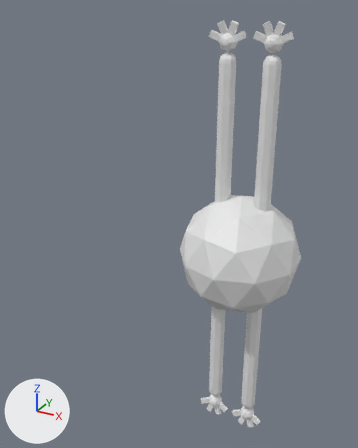
One commit to the Blender file Design/Controls-assets/Bug.blend: the scene before it, then after it.
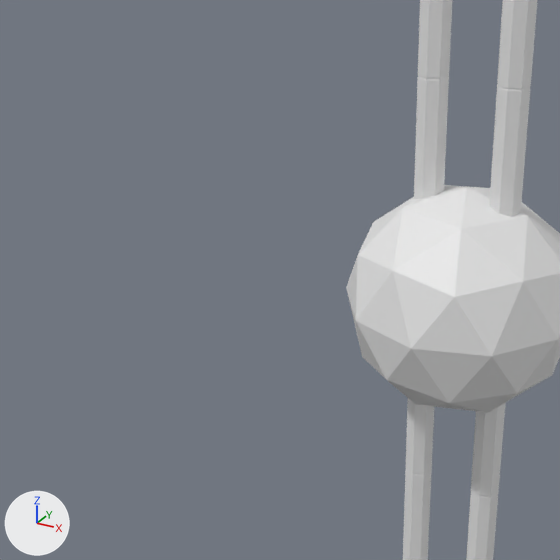
Each version is shown whole from a 50 mm camera at (39.8, -103.3, 55.9) aimed at (-18.1, 1.9, 3.3), then close up on the part from 0% to 81% of the width and 22% to 87% of the height. Arrows for +X, +Y and +Z are at lower left; the lights stay in place.

Objects in the first close-up: 'BLLeg', 'BLThigh', 'BRLeg', 'BRThigh', 'FLLeg', 'FLThigh', 'FRLeg', 'FRThigh', 'Torso'.
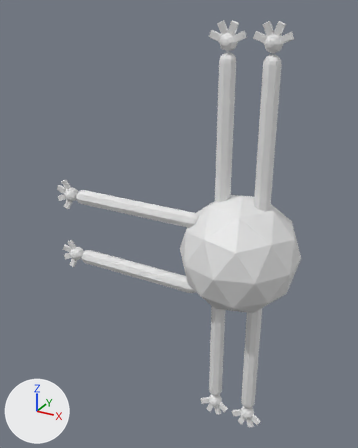
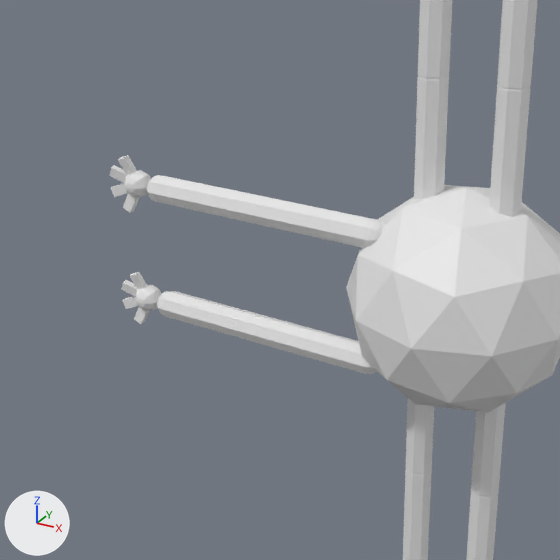
Commit message: adding hands to bug

Pixel boxes [x1, y1, x2, y2] of what changed, in the close-ups (560 x 560 px):
'FLBicep', added: after [253, 196, 384, 248]
'FRBicep', added: after [258, 318, 378, 374]
'FLForearm', added: after [147, 175, 265, 224]
'FRForearm', added: after [157, 291, 271, 343]
'FLHand', moved (not visible before): after [109, 155, 151, 213]
'FRHand', moved, turned (not visible before): after [121, 272, 161, 324]

What the commit changed:
In object 'FLHand' (ob_flhand), parent goes from ob_flleg to ob_flforearm.
In object 'FRHand' (ob_frhand), parent goes from ob_frleg to ob_frforearm.
In object 'FRHand' (ob_frhand), matrix_parent_inverse goes from Matrix(((-0.5, 0.0, 0.0, -2.5), (0.0, 0.5, 0.0, 0.0), (0.0, 0.0, -0.5, -14.25), (0.0, 0.0, 0.0, 1.0))) to Matrix(((0.5, 0.0, 0.0, 2.5), (0.0, 0.5, 0.0, 0.0), (0.0, 0.0, 0.5, -14.25), (0.0, 0.0, 0.0, 1.0))).
Object 'FRHand' (ob_frhand) turns from (90, -180, 0) to (90, 0, 0) degrees about x, y and z.
Object 'FLForearm' (ob_flforearm) is new; it shows me_frleg.
Its parent is ob_flbicep.
Its matrix parent inverse is Matrix(((0.5, 0.0, 0.0, 2.5), (0.0, 0.5, 0.0, 0.0), (0.0, 0.0, 0.511, -6.13), (0.0, 0.0, 0.0, 1.0))).
Its location is (-5.0, 0.0, 28.5).
Its scale is (2.0, 2.0, 2.0).
Object 'FLBicep' (ob_flbicep) is new; it shows me_frleg.
Its parent is ob_torso.
Its matrix parent inverse is Matrix(((0.0667, 0.0, 0.0, 0.0), (0.0, 0.0667, 0.0, 0.0), (0.0, 0.0, 0.0667, 0.0), (0.0, 0.0, 0.0, 1.0))).
Its location is (-10.0, -6.0, 9.0).
Its rotation in degrees is (0, -90, 0).
Its scale is (2.0, 2.0, 1.96).
Object 'FRForearm' (ob_frforearm) is new; it shows me_frleg.
Its parent is ob_frbicep.
Its matrix parent inverse is Matrix(((0.5, 0.0, 0.0, 2.5), (0.0, 0.5, 0.0, 0.0), (0.0, 0.0, 0.511, -6.13), (0.0, 0.0, 0.0, 1.0))).
Its location is (-5.0, 0.0, 28.5).
Its scale is (2.0, 2.0, 2.0).
Object 'FRBicep' (ob_frbicep) is new; it shows me_frleg.
Its parent is ob_torso.
Its matrix parent inverse is Matrix(((0.0667, 0.0, 0.0, 0.0), (0.0, 0.0667, 0.0, 0.0), (0.0, 0.0, 0.0667, 0.0), (0.0, 0.0, 0.0, 1.0))).
Its location is (-10.0, -6.0, -9.0).
Its rotation in degrees is (0, -90, 0).
Its scale is (2.0, 2.0, 1.96).
